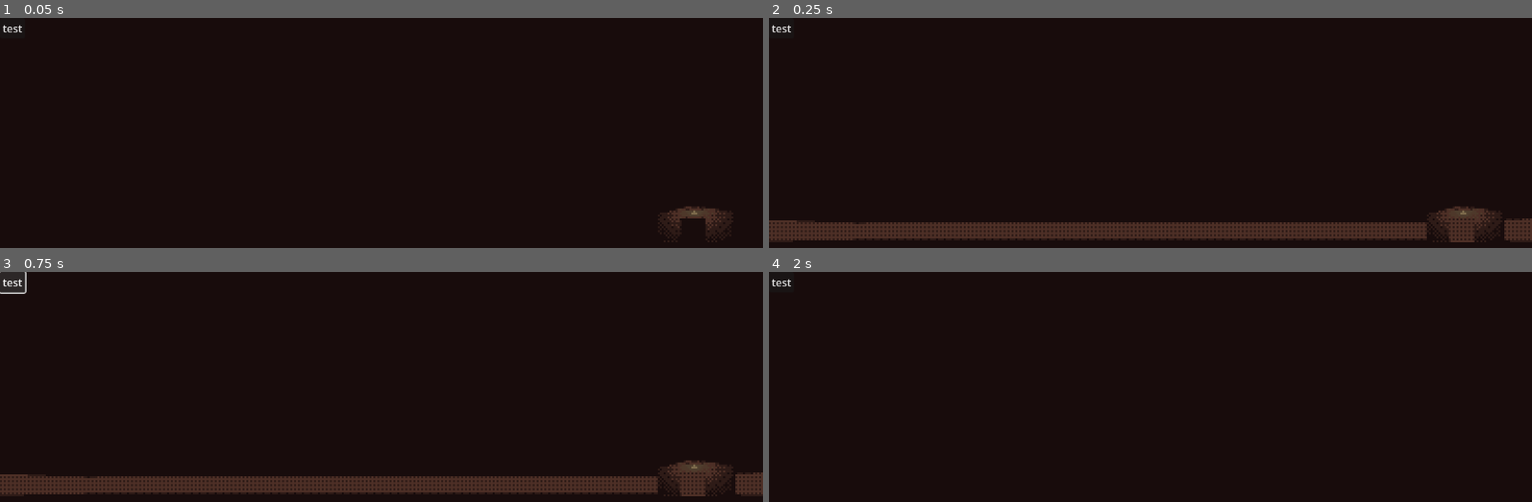
Above: before the commit, frames 1-4 (two rows, left to right).
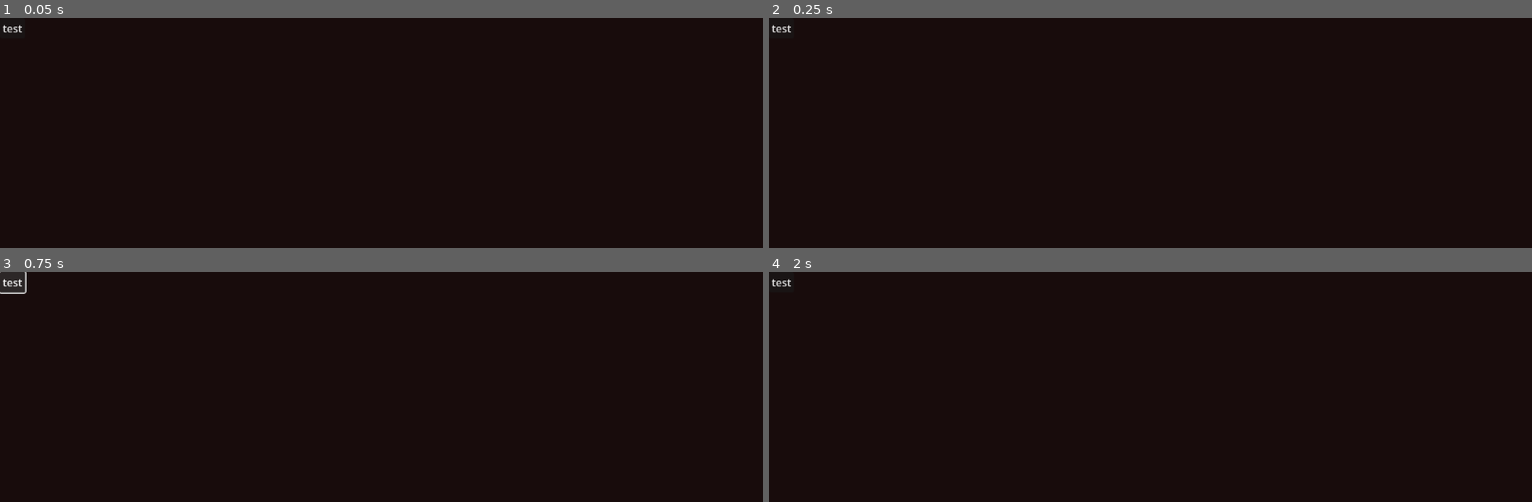
Above: after the commit, the same moments.

Repository: ajud123/screamroulettegame
Game: Godot game, scene res://node_3d.tscn
The game is run twice, just before and just after one commit, with the same random seed, the same clock (stepped at 60 frames per second) and the same inputs.
Inputs (mouse positions are in pixels of both pictures, inside the frame that each line leads up to):
- Up to frame 1 (0.05 s): no input
- Up to frame 2 (0.25 s): no input
- Up to frame 3 (0.75 s): click "test" at 0.5 s
- Up to frame 4 (2 s): tap Enter (ui_accept) at 1.25, 1.52 s; move the mouse to (1188, 483) at 1.27 s; hold W (fwd) from 1.28 s (still down); click (1188, 483) at 1.35 s; tap A (l) at 1.55 s

The runs differ from the first frame. In frame 1, 0.3% of the frame differs, in the area x 87-96%, y 81-93%; in frame 2, 6.4%, in the area x 0-100%, y 81-98%; in frame 3, 6.4%; in frame 4, nothing differs.

Commit message:
add build stuff

Diff:
--- a/camera_3d.gd
+++ b/camera_3d.gd
@@ -11,7 +11,10 @@
 	if event is InputEventMouseMotion:
 		var mouse = event as InputEventMouseMotion
 		parent.rotation_degrees.y += mouse.relative.x * -sensitivity;
-		rotation_degrees.x += mouse.relative.y * -sensitivity;
+		rotation_degrees.x = clampf(rotation_degrees.x + (mouse.relative.y * -sensitivity), -90, 90);
+	if (Input.mouse_mode != Input.MOUSE_MODE_CAPTURED) and event is InputEventMouseButton:
+		print("should capture mouse")
+		Input.set_mouse_mode(Input.MOUSE_MODE_CAPTURED)
 		pass
 	pass
 
--- a/character_body_3d.gd
+++ b/character_body_3d.gd
@@ -60,7 +60,7 @@
 			lastInteractable = null
 
 	if Input.is_action_just_pressed("interactObject"):
-		if lastInteractable:
+		if is_instance_valid(lastInteractable):
 			for child in lastInteractable.baseObject.get_children():
 				#print("goin thru children " + child.name)
 				if child is Interaction:
--- a/gateway.gd
+++ b/gateway.gd
@@ -71,8 +71,10 @@
 func _process(delta: float) -> void:
 
 	if Engine.is_editor_hint() and pair:
+		var editor_interface = Engine.get_singleton("EditorInterface")
+
 		(self.material_override as ShaderMaterial).set_shader_parameter("gamma", gamma)
-		var cam = EditorInterface.get_editor_viewport_3d(0).get_camera_3d()
+		var cam = editor_interface.get_editor_viewport_3d(0).get_camera_3d()
 
 		$SubViewport/anchor.global_position = teleporter.global_position
 		$SubViewport/anchor.global_rotation = global_rotation
--- a/player.tscn
+++ b/player.tscn
@@ -17,6 +17,7 @@
 shape = SubResource("CapsuleShape3D_qkxd2")
 
 [node name="Camera3D" type="Camera3D" parent="."]
+transform = Transform3D(1, 7.64861e-08, -4.50834e-08, -7.64861e-08, 0.484306, -0.874899, -4.50834e-08, 0.874899, 0.484306, 0, 0, 0)
 script = ExtResource("2_sev05")
 sensitivity = 1.0
 
--- a/project.godot
+++ b/project.godot
@@ -10,7 +10,7 @@
 
 [application]
 
-config/name="portaltest"
+config/name="scream roulette"
 run/main_scene="res://node_3d.tscn"
 config/features=PackedStringArray("4.3")
 config/icon="res://icon.svg"
Not shown: 12 places in assets/scenes/plains.tscn that only renumber resources
Not shown, added: out/info.txt
Binary file added: out/web/screamroulettegame.apple-touch-icon.png
Not shown, added: out/web/screamroulettegame.apple-touch-icon.png.import
Binary file added: out/web/screamroulettegame.icon.png
Not shown, added: out/web/screamroulettegame.icon.png.import
Binary file added: out/web/screamroulettegame.png
Not shown, added: out/web/screamroulettegame.png.import
Not shown, added: out/linux.pck
Not shown, added: out/linux.x86_64
Not shown, added: out/linux_packed.x86_64
Not shown, added: out/web/screamroulettegame.audio.worklet.js
(and 7 more such lines)
